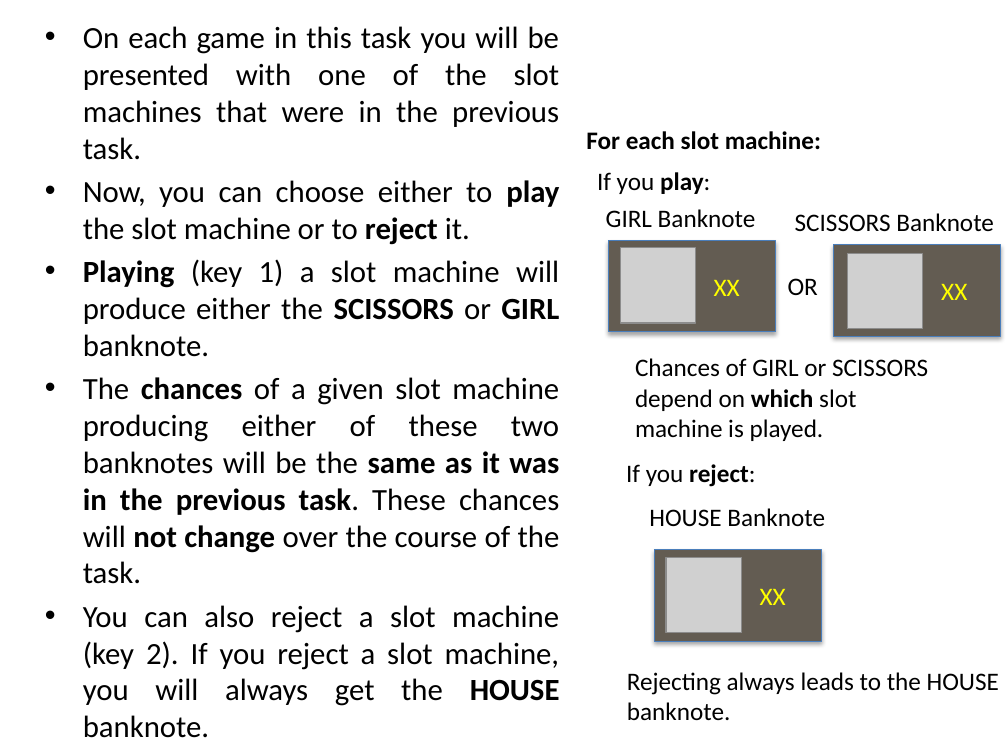
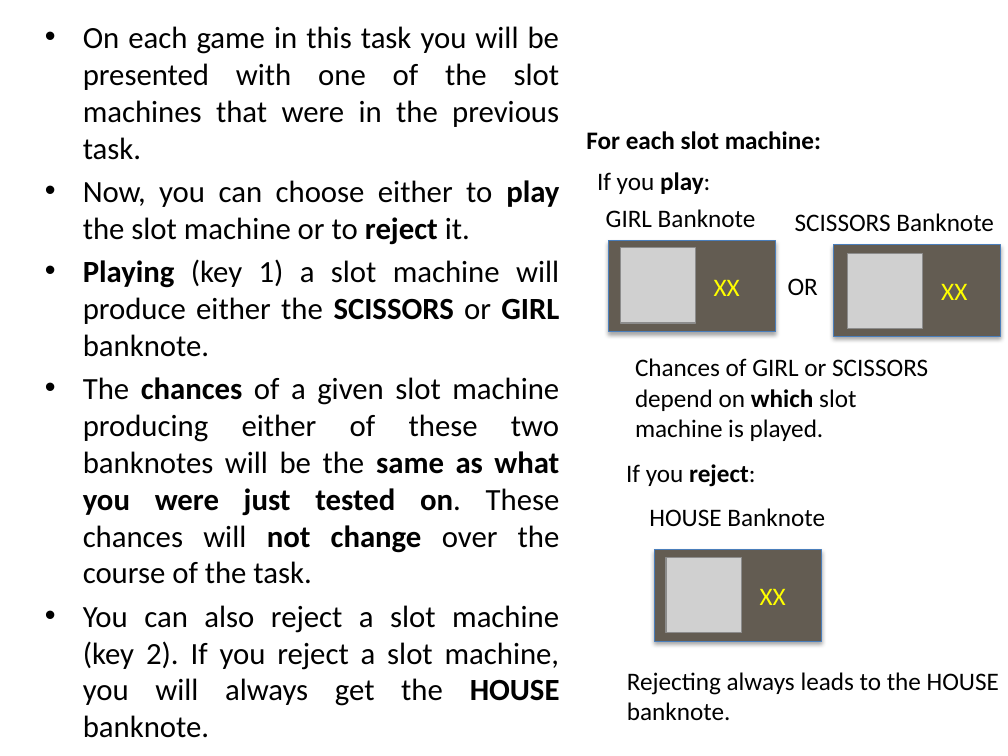
Before and after one commit to evanrussek/Gamble_Task_browser, a slide deck: slide 7 of public/task_ver3/Stimuli/uws_instr_slides_ver2.pptx (slide 10 before the commit). Drawn at 1008x756 pixels with LibreOffice and Linux fonts; fonts in the diff are those of the drawing; grey boxes stand for pictures. Boxes give left, top, right and bottom in pixels: in the first picture for what was removed or moved away, otherwise in the second. Text is boxed around its words. In the diff, an @@ line names an element or a change of style, - is before the commit and + after.

```diff
--- a/public/task_ver3/Stimuli/uws_instr_slides_ver2.pptx
+++ b/public/task_ver3/Stimuli/uws_instr_slides_ver2.pptx
@@ text at [83, 377, 560, 584]: text changed @@
-• The chances of a given slot machine producing either of these two banknotes will be the same as it was in the previous task. These chances will not change over the course of the task.
+• The chances of a given slot machine producing either of these two banknotes will be the same as what you were just tested on. These chances will not change over the course of the task.
```
Also in this commit, not shown: 5 other slides changed, 1 slide added, 4 slides removed, 34 other files.
